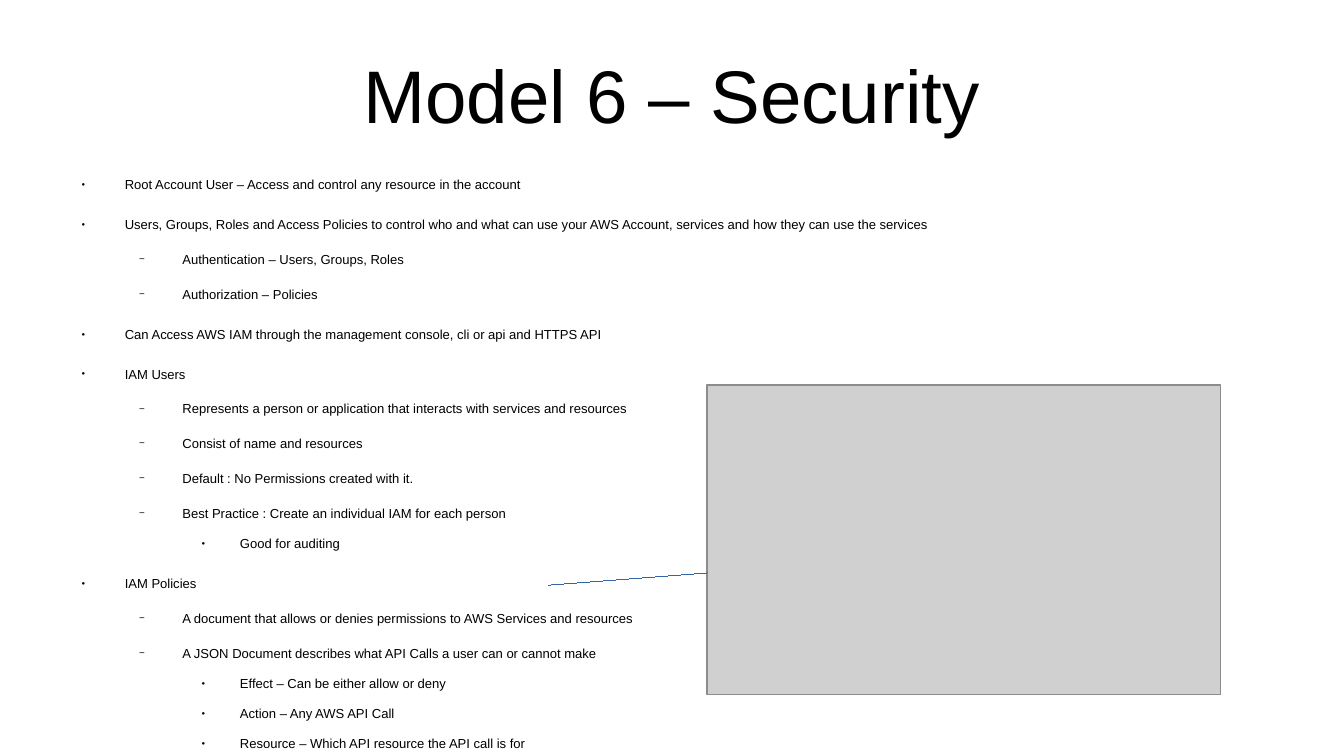
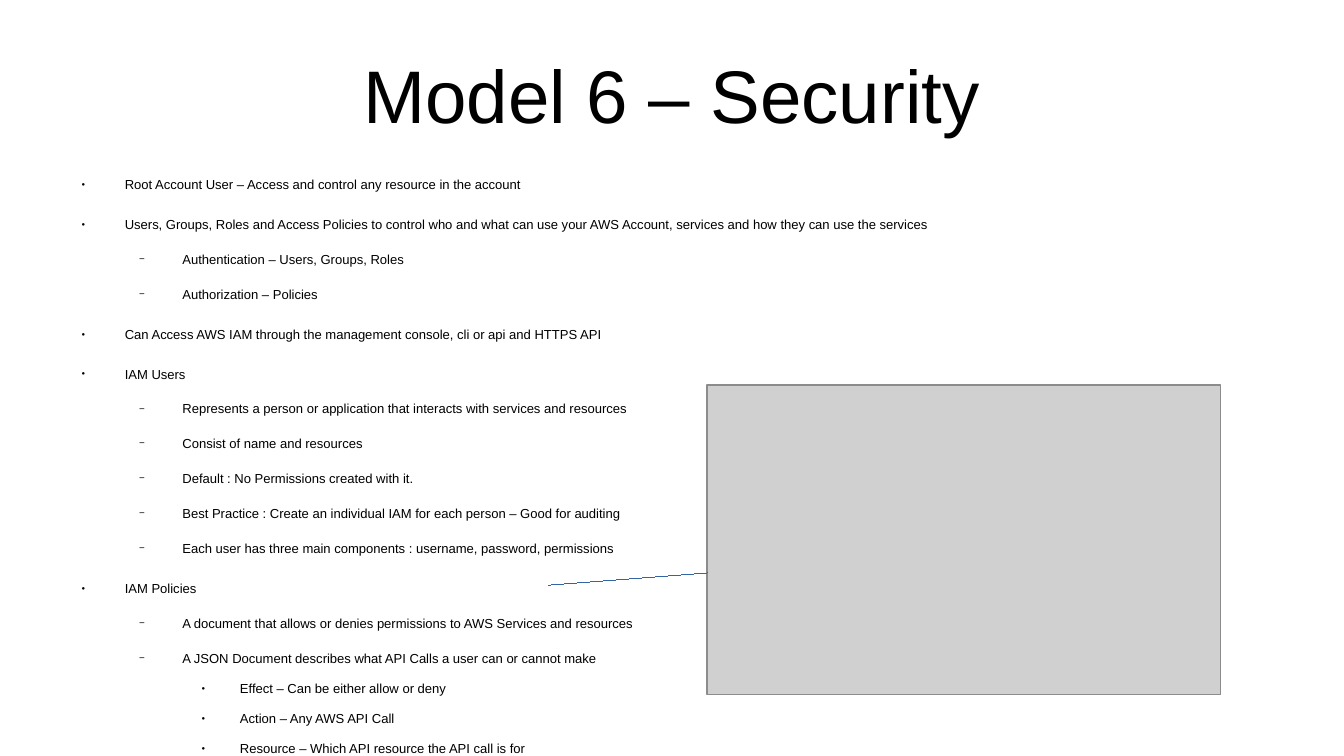
Before and after one commit to CharlesStockman/notesFromCourses, a slide deck: slide 70 of aws/cloud_practitioner/AWS.odp (slide 52 before the commit). Drawn at 1344x756 pixels with LibreOffice and Linux fonts; fonts in the diff are those of the drawing; grey boxes stand for pictures. Boxes give left, top, right and bottom in pixels: in the first picture for what was removed or moved away, otherwise in the second. Text is boxed around its words. In the diff, an @@ line names an element or a change of style, - is before the commit and + after.

```diff
--- a/aws/cloud_practitioner/AWS.odp
+++ b/aws/cloud_practitioner/AWS.odp
@@ text at (x1=182, y1=508, x2=621, y2=556): text changed @@
-  − Best Practice : Create an individual IAM for each person
-    ● Good for auditing
+  − Best Practice : Create an individual IAM for each person – Good for auditing
+  − Each user has three main components : username, password, permissions
```
Also in this commit, not shown: 24 other slides changed, 21 slides added, 21 slides removed, 10 other files.
